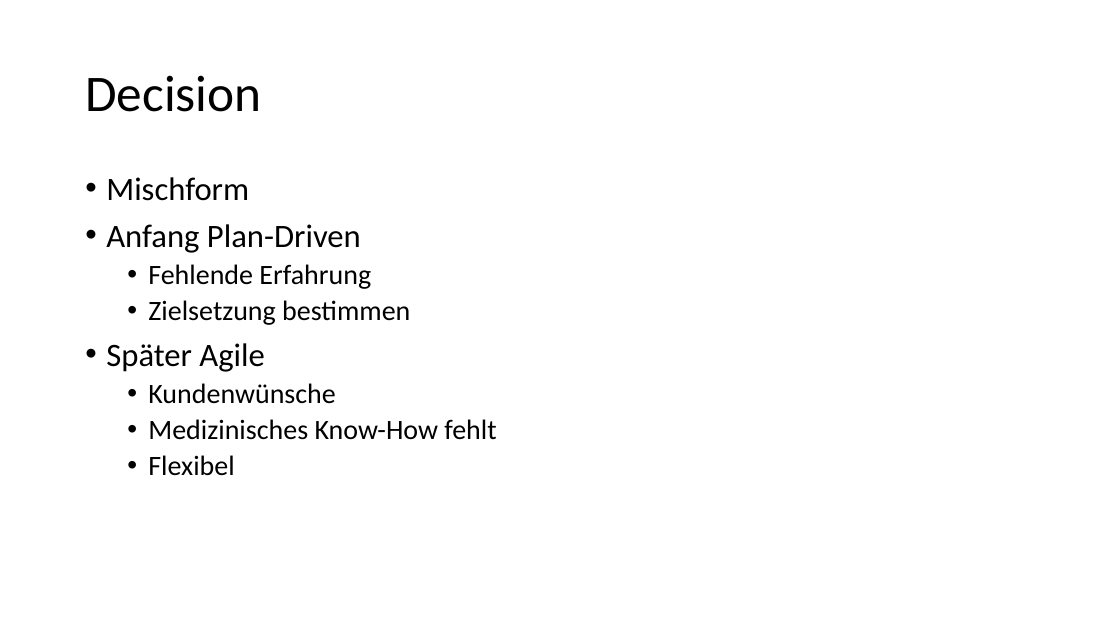
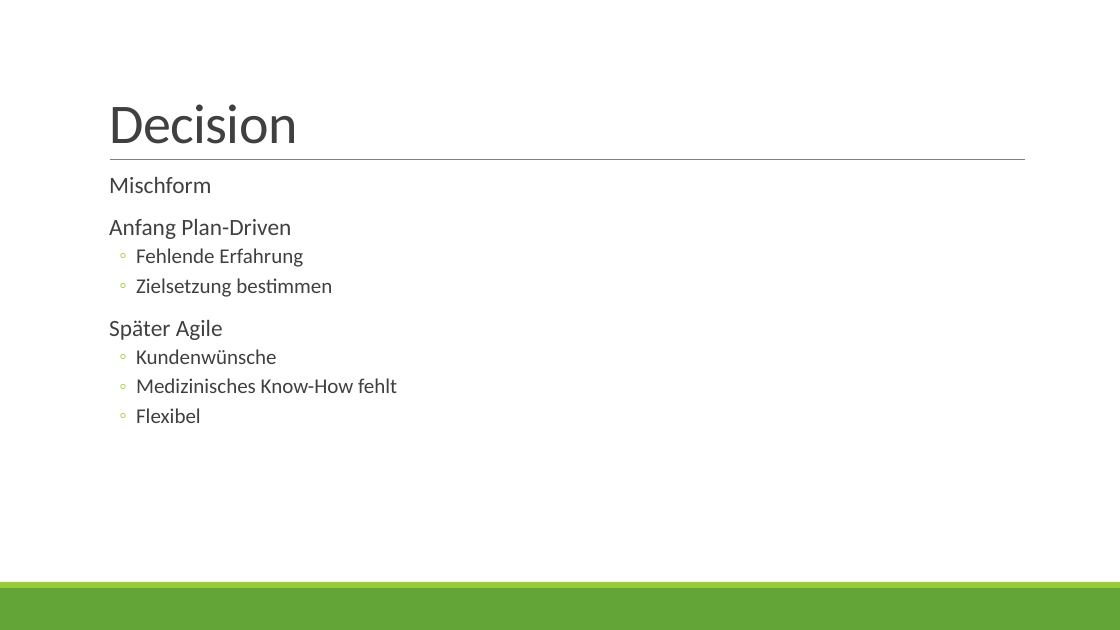
Before and after one commit to gitter-badger/ch.bfh.bti7081.s2016.green, a slide deck: slide 6 of doc/task02/presentation.pptx. Drawn at 1120x630 pixels with LibreOffice and Linux fonts; fonts in the diff are those of the drawing; background and template pictures are left out. Boxes give left, top, right and bottom in pixels: in the first picture for what was removed or moved away, otherwise in the second. Text is boxed around its words. In the diff, an @@ line names an element or a change of style, - is before the commit and + after.

Commit message:
removed ugly line in titlescreen

```diff
--- a/doc/task02/presentation.pptx
+++ b/doc/task02/presentation.pptx
@@ title "Decision": place and size @@
-title "Decision" at bbox=[85, 75, 261, 112]
+title "Decision" at bbox=[109, 104, 297, 144]
@@ title "Decision" at bbox=[109, 104, 297, 144]: size 44 to 48 pt, text colour #000000 to #404040, letter spacing 0 to -0.5 pt; line spacing 0.9 to 0.85; vertical alignment middle to bottom @@
@@ text "Mischform" at bbox=[109, 177, 397, 423]: size 28 to 20 pt in "Mischform", "Anfang Plan-Driven", "Später Agile"; text colour #000000 to #404040; size 24 to 18 pt in "Fehlende Erfahrung", "Zielsetzung bestimmen", "Kundenwünsche", "Medizinisches Know-How fehlt" and 1 more places; bullet • to  ; more space between paragraphs; bullet • to ◦ @@
@@ line added from (110, 160) to (1026, 160), #808080 0.5 pt @@
@@ rectangle added at bbox=[0, 588, 1120, 630], fill #63A537 @@
@@ rectangle added at bbox=[0, 582, 1120, 588], fill #99CB38 @@
```
Also in this commit, not shown: 6 other slides changed, 1 slide added, 1 slide removed.
